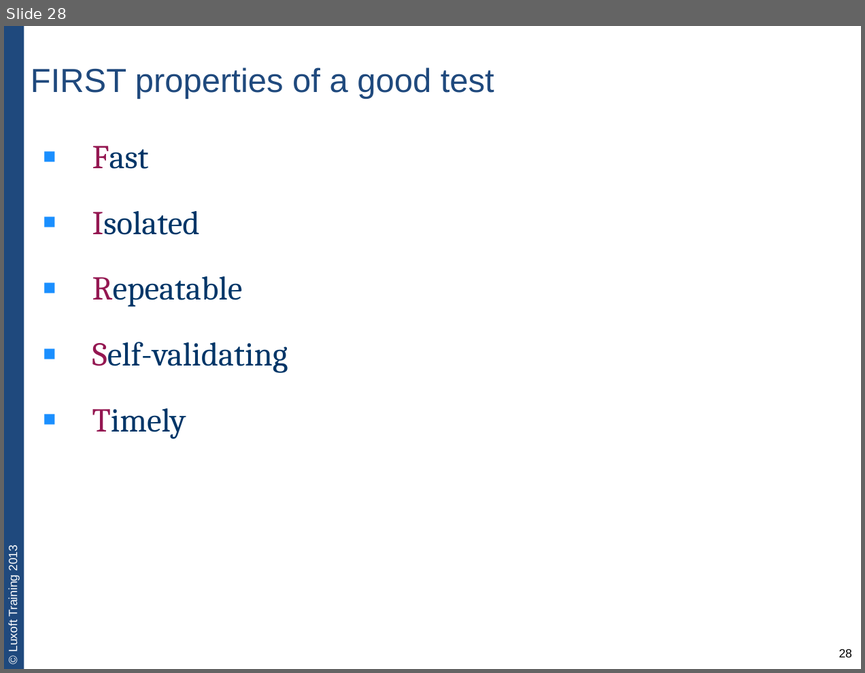
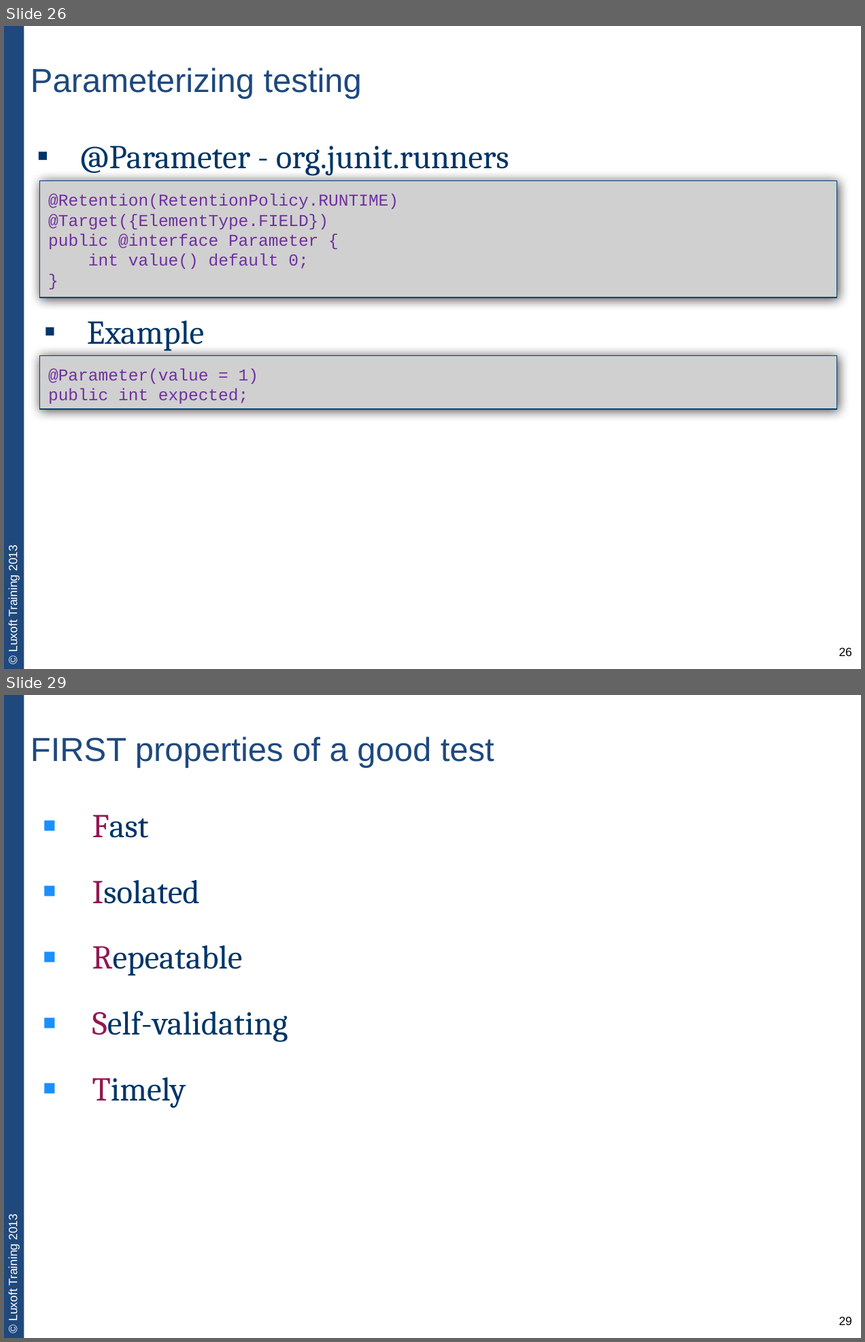
Before and after one commit to team3/lux-trainings-all, a slide deck: JVA-011. unit-testing-with-junit/JVA-011-lecture1-unit-testing-basics.pptx. Shown one above the other, each under a label of ours: slide 28 before the commit, slides 26 and 29 after it; the slides between them are not shown. The pictures are 865x673 and 865x1342 pixels, drawn with LibreOffice and Linux fonts; fonts in the diff are those of the drawing; grey boxes stand for pictures. Boxes give left, top, right and bottom in pixels: in the first picture for what was removed or moved away, otherwise in the second. Text is boxed around its words. In the diff, an @@ line names an element or a change of style, - is before the commit and + after.

```diff
--- a/JVA-011. unit-testing-with-junit/JVA-011-lecture1-unit-testing-basics.pptx
+++ b/JVA-011. unit-testing-with-junit/JVA-011-lecture1-unit-testing-basics.pptx
@@ slide 26 added at [4,26,861,669], background #FFFFFF; not listed: 2 template elements that a slide beside it also shows @@
@@ title added at [31,67,362,99], 28 pt, text #1F497D @@
+Parameterizing testing
@@ text added at [79,146,509,176], 28 pt, text #003567 @@
+▪ @Parameter - org.junit.runners
@@ picture added at [40,181,837,297], 14 pt, text #7030A0 @@
+@Retention(RetentionPolicy.RUNTIME)
+@Target({ElementType.FIELD})
+public @interface Parameter {
+int value() default 0;
+}
@@ text added at [87,320,204,351], 28 pt, text #003567 @@
+▪ Example
@@ picture added at [40,355,837,408], 14 pt, text #7030A0 @@
+@Parameter(value = 1)
+public int expected;
@@ page number added at [839,647,852,656], 10 pt, text #000000 @@
+26
@@ what was slide 28 is now slide 29 @@
@@ page number at [839,1316,852,1325]: text changed @@
-28
+29
```
Also in this commit, not shown: 19 slides changed, 2 other slides added, 2 slides removed.
